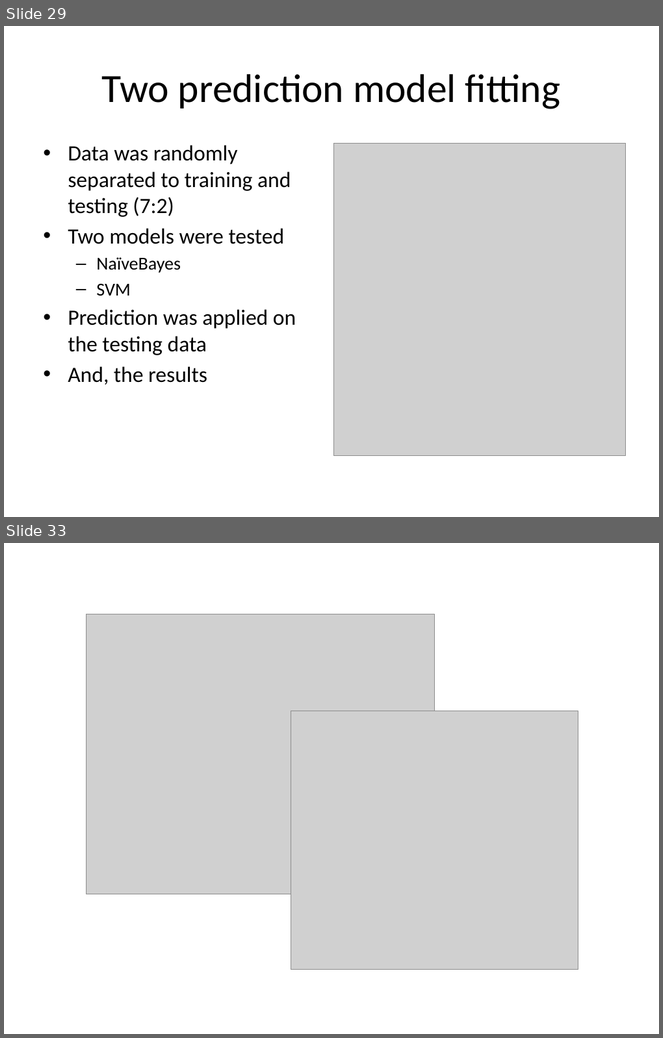
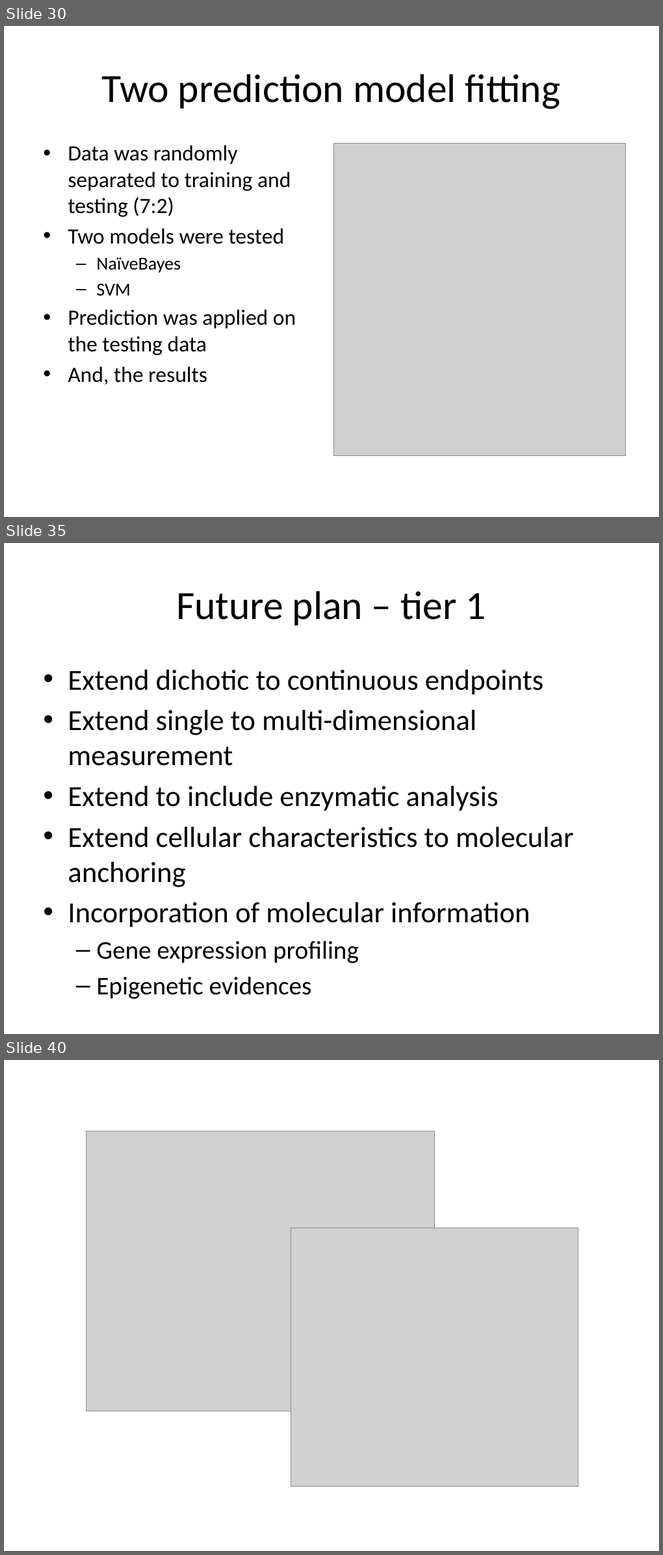
Before and after one commit to 2waybene/mixturemodel, a slide deck: BeijingMeeting/OralCancer.pptx. Shown one above the other, each under a label of ours: slides 29 and 33 before the commit, slides 30, 35 and 40 after it; the slides between them are not shown. The pictures are 663x1038 and 663x1555 pixels, drawn with LibreOffice and Linux fonts; fonts in the diff are those of the drawing; grey boxes stand for pictures. Boxes give left, top, right and bottom in pixels: in the first picture for what was removed or moved away, otherwise in the second. Text is boxed around its words. In the diff, an @@ line names an element or a change of style, - is before the commit and + after.

```diff
--- a/BeijingMeeting/OralCancer.pptx
+++ b/BeijingMeeting/OralCancer.pptx
@@ slide 35 added at (4,543,659,1034), background #FFFFFF @@
@@ title added at (176,591,486,626), 44 pt, text #000000 @@
+Future plan – tier 1
@@ text added at (68,670,574,964), 32 pt, text #000000 @@
+• Extend dichotic to continuous endpoints
+• Extend single to multi-dimensional measurement
+• Extend to include enzymatic analysis
+• Extend cellular characteristics to molecular anchoring
+• Incorporation of molecular information
+  – Gene expression profiling
+  – Epigenetic evidences
@@ what was slide 29 is now slide 30 @@
@@ what was slide 33 is now slide 40 @@
```
Also in this commit, not shown: 6 slides changed, 13 other slides added, 10 slides removed, 8 other files.
